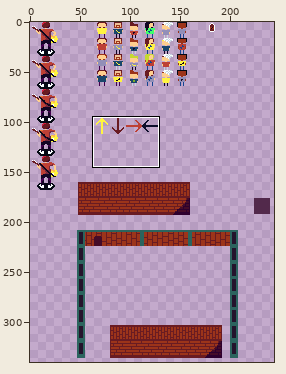
Sprite sheet, stored at UhUhUhUhStayinAliiive/Assets/_JAMES/ART/spritesheet 1.png. The picture above shows the old version from afar; the outline marks the close-up.
Close-up. As it was:
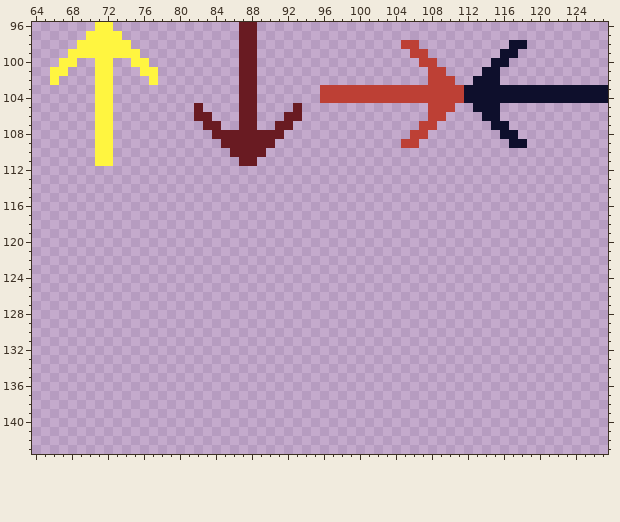
The file is 512x512 pixels. Colours within 5 levels of each other are drawn and written as one. Shown: x 64..127, y 96..143. The wide view leaves out empty margins.
New version:
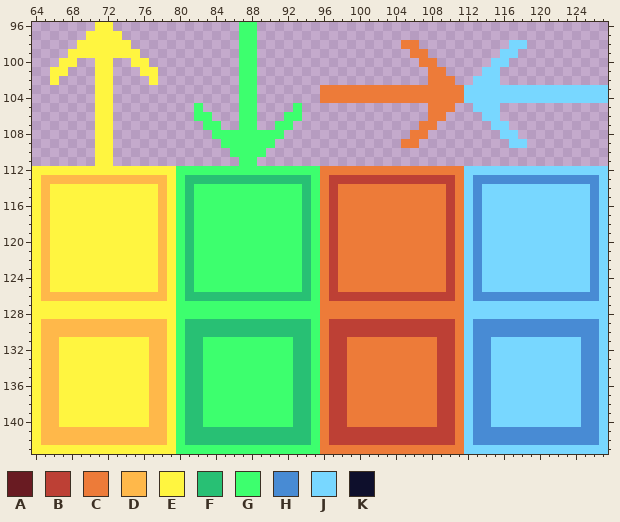
Palette (. is transparent): A #691b22  B #bd4035  C #ed7b39  D #ffb84a  E #fff540  F #28c074  G #3dff6e  H #488bd4  J #78d7ff  K #0e0f2c
The exact change:
Changed rows in their new state; - is an unchanged pixel.
first column x 64:
 96 -----------------------GG---------------------------------------
 97 -----------------------GG---------------------------------------
 98 -----------------------GG----------------CC----------JJ---------
 99 -----------------------GG-----------------CC--------JJ----------
100 -----------------------GG------------------CC------JJ-----------
101 -----------------------GG-------------------CC----JJ------------
102 -----------------------GG-------------------CCC--JJJ------------
103 -----------------------GG-------CCCCCCCCCCCCCCCCJJJJJJJJJJJJJJJJ
104 -----------------------GG-------CCCCCCCCCCCCCCCCJJJJJJJJJJJJJJJJ
105 ------------------G----GG----G--------------CCC--JJJ------------
106 ------------------GG---GG---GG--------------CC----JJ------------
107 -------------------GG--GG--GG--------------CC------JJ-----------
108 --------------------GGGGGGGG--------------CC--------JJ----------
109 ---------------------GGGGGG--------------CC----------JJ---------
110 ----------------------GGGG--------------------------------------
111 -----------------------GG---------------------------------------
112 EEEEEEEEEEEEEEEEGGGGGGGGGGGGGGGGCCCCCCCCCCCCCCCCJJJJJJJJJJJJJJJJ
113 EDDDDDDDDDDDDDDEGFFFFFFFFFFFFFFGCBBBBBBBBBBBBBBCJHHHHHHHHHHHHHHJ
114 EDEEEEEEEEEEEEDEGFGGGGGGGGGGGGFGCBCCCCCCCCCCCCBCJHJJJJJJJJJJJJHJ
115 EDEEEEEEEEEEEEDEGFGGGGGGGGGGGGFGCBCCCCCCCCCCCCBCJHJJJJJJJJJJJJHJ
116 EDEEEEEEEEEEEEDEGFGGGGGGGGGGGGFGCBCCCCCCCCCCCCBCJHJJJJJJJJJJJJHJ
117 EDEEEEEEEEEEEEDEGFGGGGGGGGGGGGFGCBCCCCCCCCCCCCBCJHJJJJJJJJJJJJHJ
118 EDEEEEEEEEEEEEDEGFGGGGGGGGGGGGFGCBCCCCCCCCCCCCBCJHJJJJJJJJJJJJHJ
119 EDEEEEEEEEEEEEDEGFGGGGGGGGGGGGFGCBCCCCCCCCCCCCBCJHJJJJJJJJJJJJHJ
120 EDEEEEEEEEEEEEDEGFGGGGGGGGGGGGFGCBCCCCCCCCCCCCBCJHJJJJJJJJJJJJHJ
121 EDEEEEEEEEEEEEDEGFGGGGGGGGGGGGFGCBCCCCCCCCCCCCBCJHJJJJJJJJJJJJHJ
122 EDEEEEEEEEEEEEDEGFGGGGGGGGGGGGFGCBCCCCCCCCCCCCBCJHJJJJJJJJJJJJHJ
123 EDEEEEEEEEEEEEDEGFGGGGGGGGGGGGFGCBCCCCCCCCCCCCBCJHJJJJJJJJJJJJHJ
124 EDEEEEEEEEEEEEDEGFGGGGGGGGGGGGFGCBCCCCCCCCCCCCBCJHJJJJJJJJJJJJHJ
125 EDEEEEEEEEEEEEDEGFGGGGGGGGGGGGFGCBCCCCCCCCCCCCBCJHJJJJJJJJJJJJHJ
126 EDDDDDDDDDDDDDDEGFFFFFFFFFFFFFFGCBBBBBBBBBBBBBBCJHHHHHHHHHHHHHHJ
127 EEEEEEEEEEEEEEEEGGGGGGGGGGGGGGGGCCCCCCCCCCCCCCCCJJJJJJJJJJJJJJJJ
128 EEEEEEEEEEEEEEEEGGGGGGGGGGGGGGGGCCCCCCCCCCCCCCCCJJJJJJJJJJJJJJJJ
129 EDDDDDDDDDDDDDDEGFFFFFFFFFFFFFFGCBBBBBBBBBBBBBBCJHHHHHHHHHHHHHHJ
130 EDDDDDDDDDDDDDDEGFFFFFFFFFFFFFFGCBBBBBBBBBBBBBBCJHHHHHHHHHHHHHHJ
131 EDDEEEEEEEEEEDDEGFFGGGGGGGGGGFFGCBBCCCCCCCCCCBBCJHHJJJJJJJJJJHHJ
132 EDDEEEEEEEEEEDDEGFFGGGGGGGGGGFFGCBBCCCCCCCCCCBBCJHHJJJJJJJJJJHHJ
133 EDDEEEEEEEEEEDDEGFFGGGGGGGGGGFFGCBBCCCCCCCCCCBBCJHHJJJJJJJJJJHHJ
134 EDDEEEEEEEEEEDDEGFFGGGGGGGGGGFFGCBBCCCCCCCCCCBBCJHHJJJJJJJJJJHHJ
135 EDDEEEEEEEEEEDDEGFFGGGGGGGGGGFFGCBBCCCCCCCCCCBBCJHHJJJJJJJJJJHHJ
136 EDDEEEEEEEEEEDDEGFFGGGGGGGGGGFFGCBBCCCCCCCCCCBBCJHHJJJJJJJJJJHHJ
137 EDDEEEEEEEEEEDDEGFFGGGGGGGGGGFFGCBBCCCCCCCCCCBBCJHHJJJJJJJJJJHHJ
138 EDDEEEEEEEEEEDDEGFFGGGGGGGGGGFFGCBBCCCCCCCCCCBBCJHHJJJJJJJJJJHHJ
139 EDDEEEEEEEEEEDDEGFFGGGGGGGGGGFFGCBBCCCCCCCCCCBBCJHHJJJJJJJJJJHHJ
140 EDDEEEEEEEEEEDDEGFFGGGGGGGGGGFFGCBBCCCCCCCCCCBBCJHHJJJJJJJJJJHHJ
141 EDDDDDDDDDDDDDDEGFFFFFFFFFFFFFFGCBBBBBBBBBBBBBBCJHHHHHHHHHHHHHHJ
142 EDDDDDDDDDDDDDDEGFFFFFFFFFFFFFFGCBBBBBBBBBBBBBBCJHHHHHHHHHHHHHHJ
143 EEEEEEEEEEEEEEEEGGGGGGGGGGGGGGGGCCCCCCCCCCCCCCCCJJJJJJJJJJJJJJJJ
Where, in picture pixels (left, top, right, bottom), the same in both close-ups:
changed: (32, 22, 608, 454)
